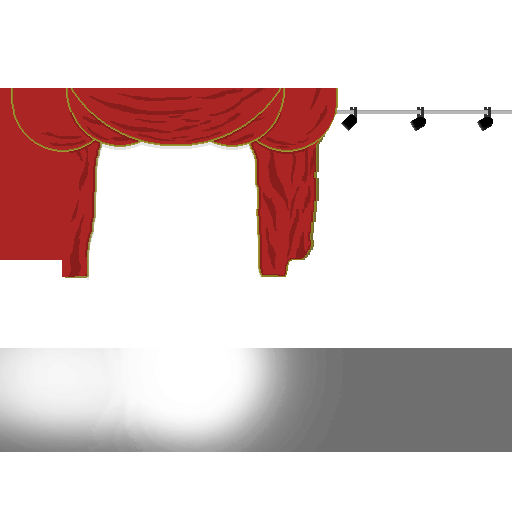
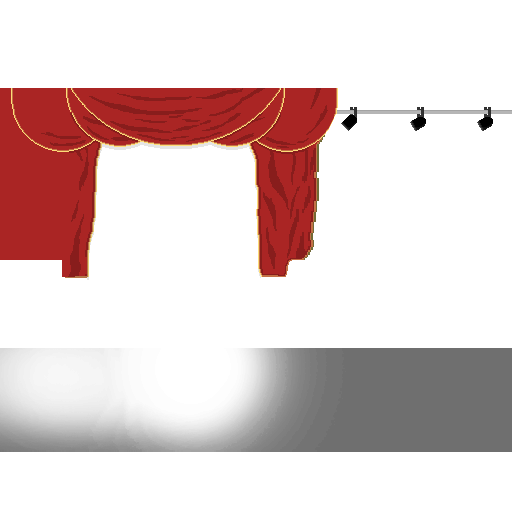
Layers edited between the first and the second 512 × 512 image:
painted on "Layer 8 copy" over [11, 88, 338, 277]
painted on "Layer 8" over [11, 88, 338, 152]
painted on "SideCurtains" over [65, 132, 325, 278]
